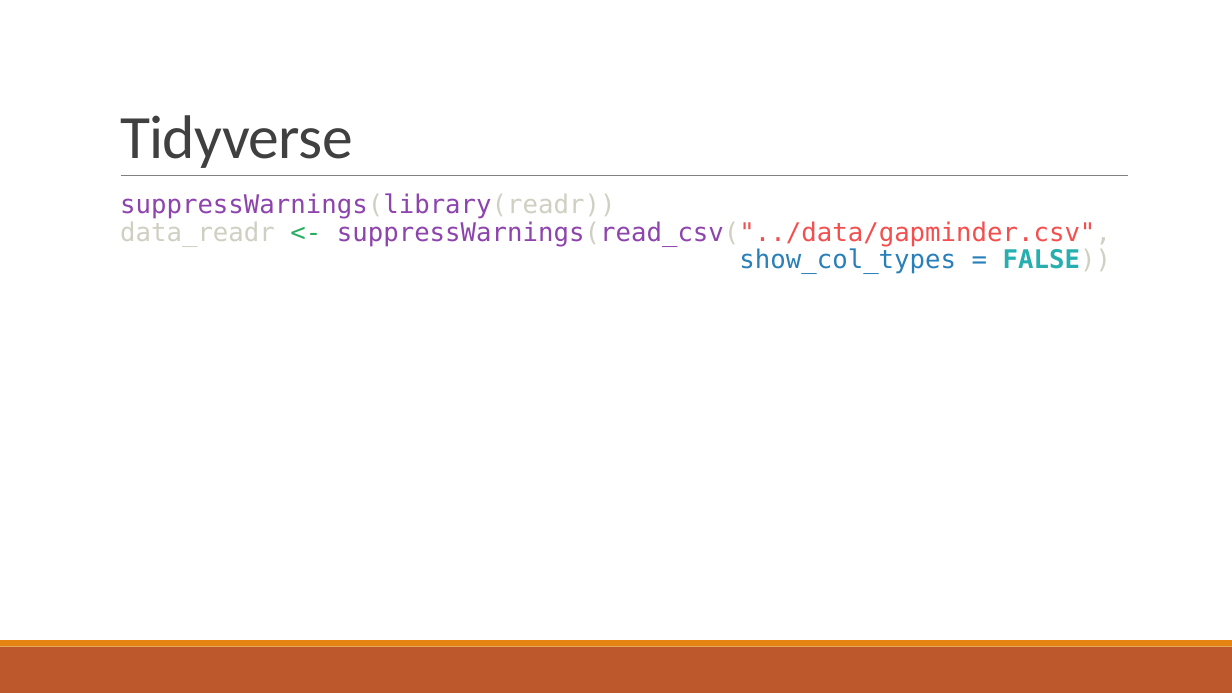
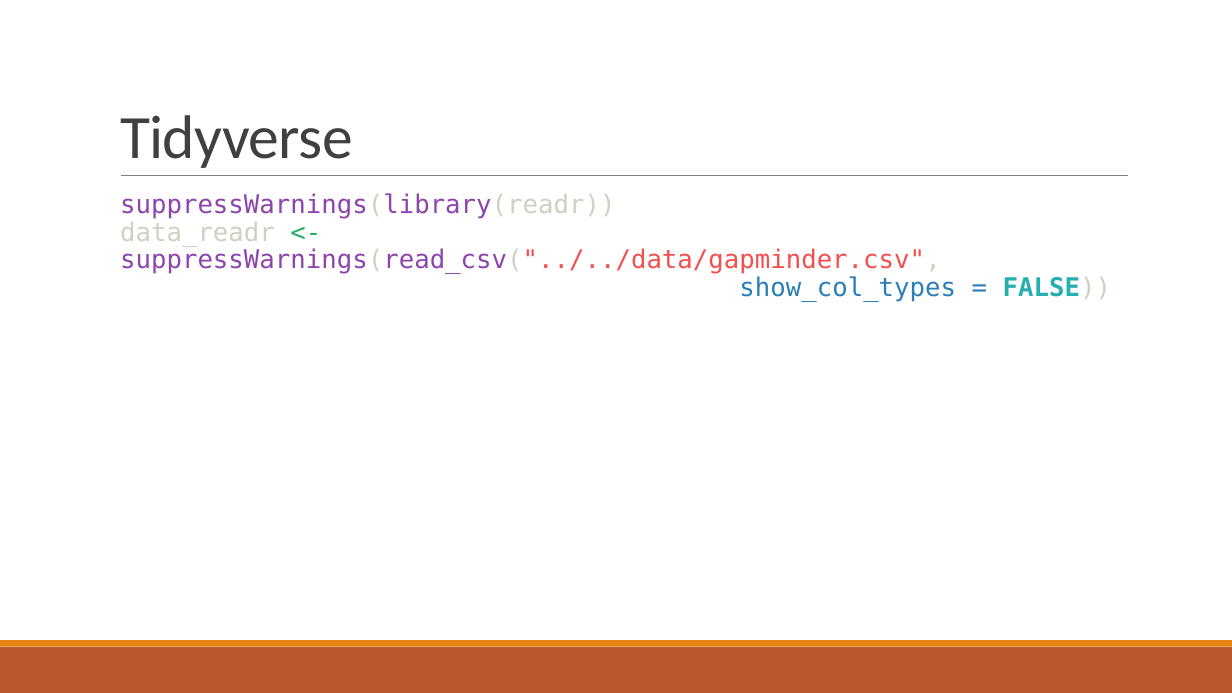
Before and after one commit to csc-ubc-okanagan/workshops, a slide deck: slide 30 of guides/Additional-talks/fundamental-concepts-with-RStudio-90-mins.pptx (slide 9 before the commit). Drawn at 1232x693 pixels with LibreOffice and Linux fonts; fonts in the diff are those of the drawing. Boxes give left, top, right and bottom in pixels: in the first picture for what was removed or moved away, otherwise in the second. Text is boxed around its words. In the diff, an @@ line names an element or a change of style, - is before the commit and + after.

```diff
--- a/guides/Additional-talks/fundamental-concepts-with-RStudio-90-mins.pptx
+++ b/guides/Additional-talks/fundamental-concepts-with-RStudio-90-mins.pptx
@@ text at <box>120,193,1111,302</box>: text changed @@
-suppressWarnings(library(readr))
-data_readr <- suppressWarnings(read_csv("../data/gapminder.csv",
-show_col_types = FALSE))
+suppressWarnings(library(readr))
+data_readr <- suppressWarnings(read_csv("../../data/gapminder.csv",
+show_col_types = FALSE))
```
Also in this commit, not shown: 8 other slides changed, 30 slides added, 1 slide removed, 2 other files.
